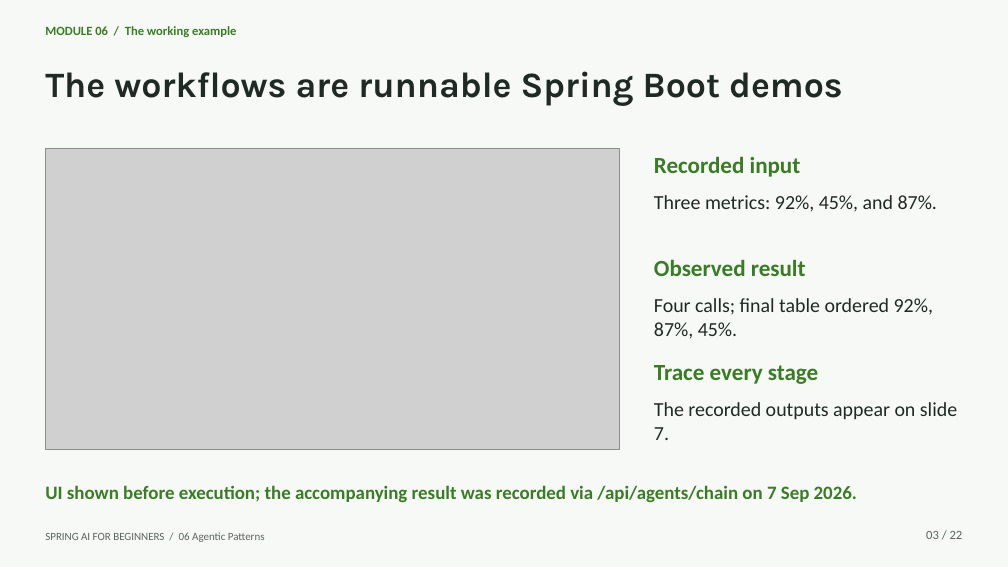
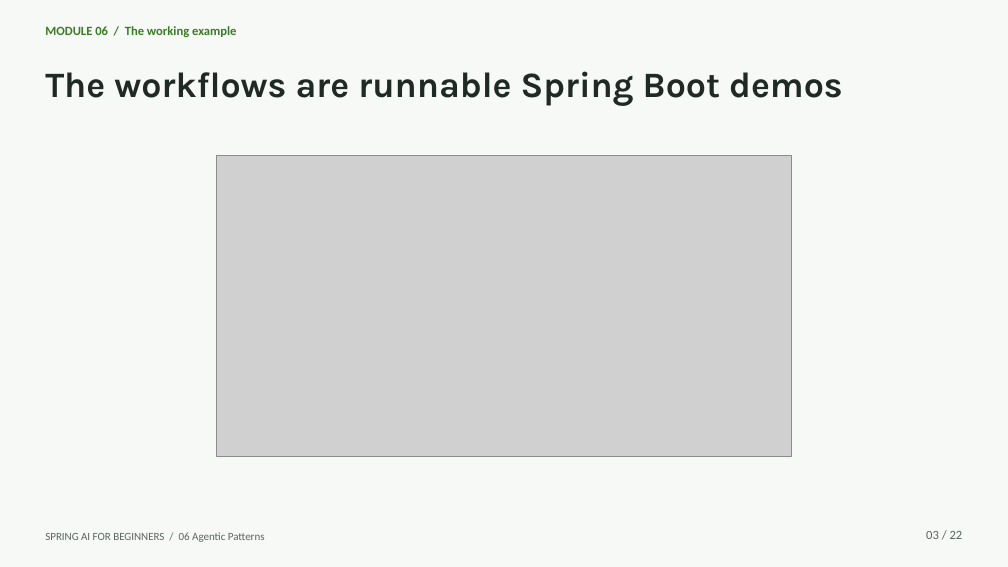
Before and after one commit to microsoft/Spring-AI-for-Beginners, a slide deck: slide 3 of presentations/06-agentic-patterns-with-spring-ai.pptx. Drawn at 1008x567 pixels with LibreOffice and Linux fonts; fonts in the diff are those of the drawing; grey boxes stand for pictures. Boxes give left, top, right and bottom in pixels: in the first picture for what was removed or moved away, otherwise in the second. Text is boxed around its words. In the diff, an @@ line names an element or a change of style, - is before the commit and + after.

```diff
--- a/presentations/06-agentic-patterns-with-spring-ai.pptx
+++ b/presentations/06-agentic-patterns-with-spring-ai.pptx
@@ picture: place and size @@
-picture at <box>45,148,620,449</box>
+picture at <box>217,155,792,456</box>
@@ text removed at <box>654,156,801,177</box> @@
-Recorded input
@@ text removed at <box>654,195,937,212</box> @@
-Three metrics: 92%, 45%, and 87%.
@@ text removed at <box>654,259,806,276</box> @@
-Observed result
@@ text removed at <box>654,298,933,339</box> @@
-Four calls; final table ordered 92%, 87%, 45%.
@@ text removed at <box>654,365,818,384</box> @@
-Trace every stage
@@ text removed at <box>654,402,957,440</box> @@
-The recorded outputs appear on slide 7.
@@ text removed at <box>45,485,857,502</box> @@
-UI shown before execution; the accompanying result was recorded via /api/agents/chain on 7 Sep 2026.
```
Also in this commit, not shown: 19 other slides changed, 1 slide added, 1 slide removed, 5 other files.
